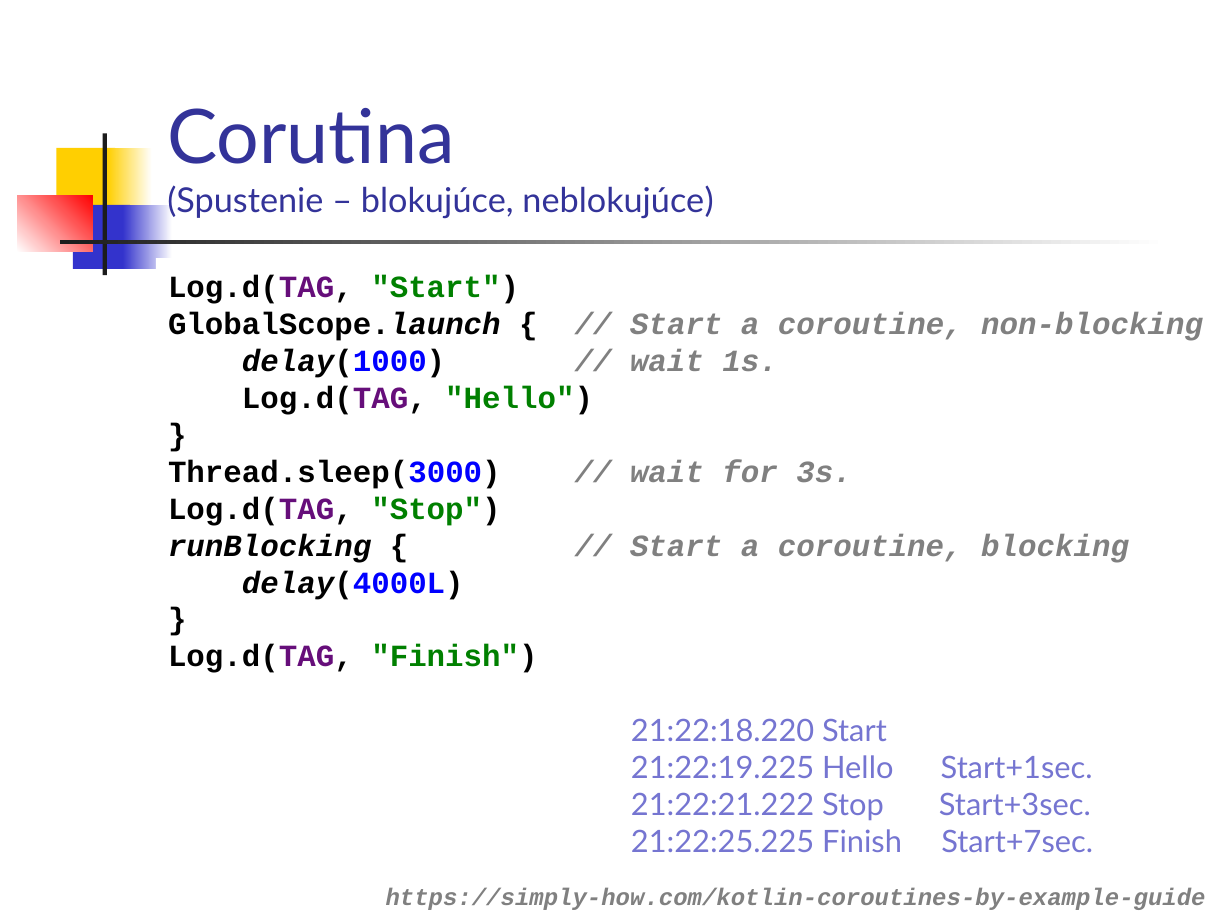
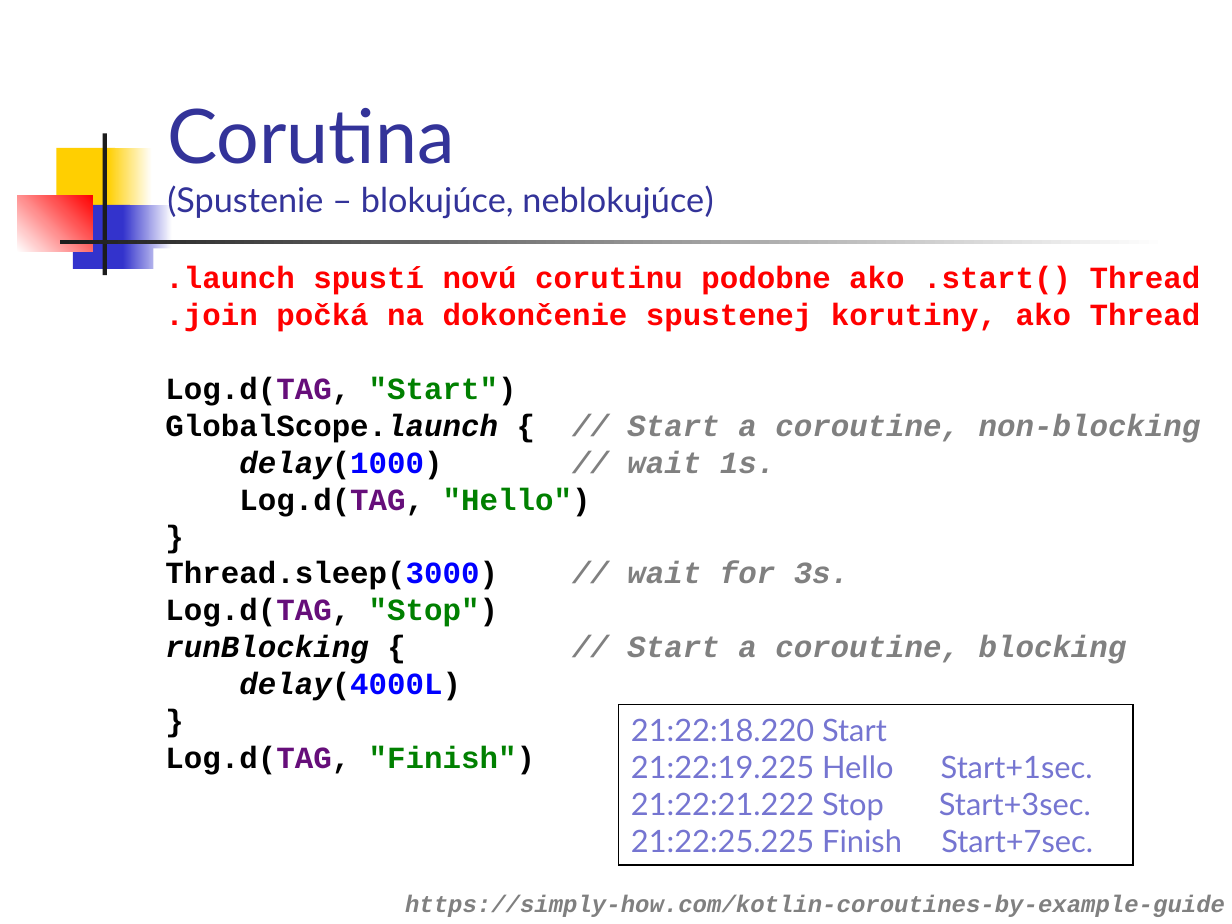
Before and after one commit to vmandro/Prednasky, a slide deck: slide 11 of 09/09_Async.ppt (slide 7 before the commit). Drawn at 1232x924 pixels with LibreOffice and Linux fonts; fonts in the diff are those of the drawing. Boxes give left, top, right and bottom in pixels: in the first picture for what was removed or moved away, otherwise in the second. Text is boxed around its words. In the diff, an @@ line names an element or a change of style, - is before the commit and + after.

```diff
--- a/09/09_Async.ppt
+++ b/09/09_Async.ppt
@@ text ".launch spustí novú corutinu podobne ..." moved from (x1=168, y1=275, x2=1203, y2=673) to (x1=165, y1=266, x2=1201, y2=775) @@
@@ text at (x1=165, y1=266, x2=1201, y2=332): paragraphs added @@
+.launch spustí novú corutinu podobne ako .start() Thread
+.join počká na dokončenie spustenej korutiny, ako Thread
@@ rectangle "21:22:18.220 Start" resized from (x1=631, y1=718, x2=1093, y2=852) to (x1=618, y1=705, x2=1132, y2=865) @@
@@ rectangle "21:22:18.220 Start" at (x1=618, y1=705, x2=1132, y2=865): outline none to #000000 0.74 pt @@
@@ text "https://simply-how.com/kotlin-coroutines-by-example-guide" moved from (x1=386, y1=888, x2=1206, y2=910) to (x1=405, y1=895, x2=1225, y2=917) @@
```
Also in this commit, not shown: 11 other slides changed, 4 slides added, 1 other file.
